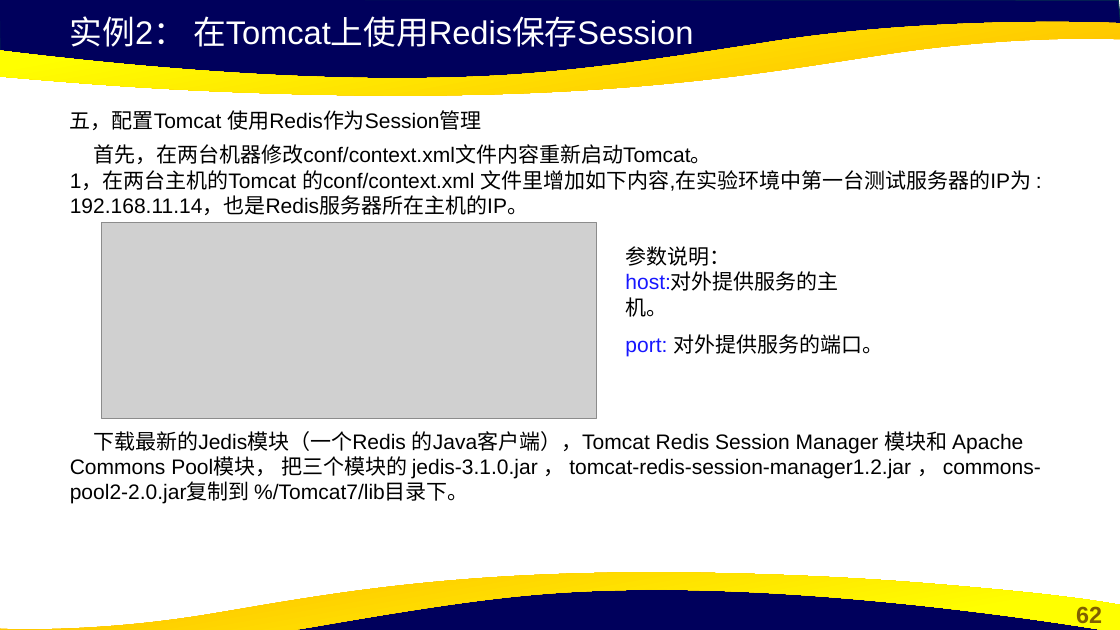
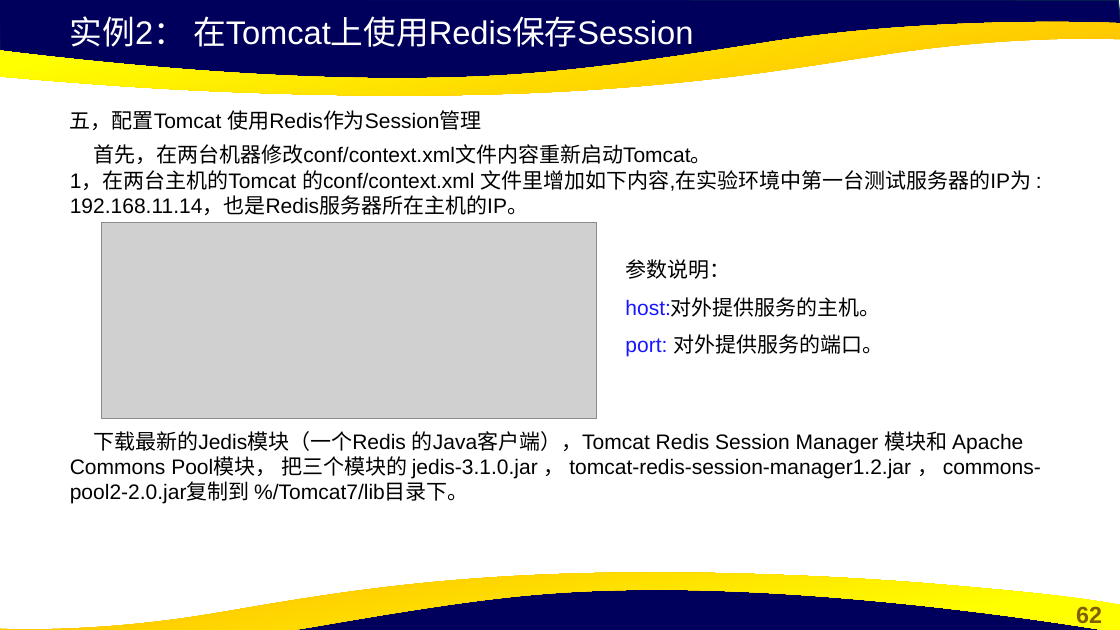
Before and after one commit to cxinping/Redis, a slide deck: slide 62 of ppt/第7章 Redis开发实战.pptx. Drawn at 1120x630 pixels with LibreOffice and Linux fonts; fonts in the diff are those of the drawing; grey boxes stand for pictures; background and template pictures are left out. Boxes give left, top, right and bottom in pixels: in the first picture for what was removed or moved away, otherwise in the second. Text is boxed around its words. In the diff, an @@ line names an element or a change of style, - is before the commit and + after.

```diff
--- a/ppt/第7章 Redis开发实战.pptx
+++ b/ppt/第7章 Redis开发实战.pptx
@@ text at [625,259,883,357]: text changed @@
-参数说明： host:对外提供服务的主机。 port: 对外提供服务的端口。
+参数说明：
+host:对外提供服务的主机。
+port: 对外提供服务的端口。
```
Also in this commit, not shown: 20 other slides changed, 1 other file.
